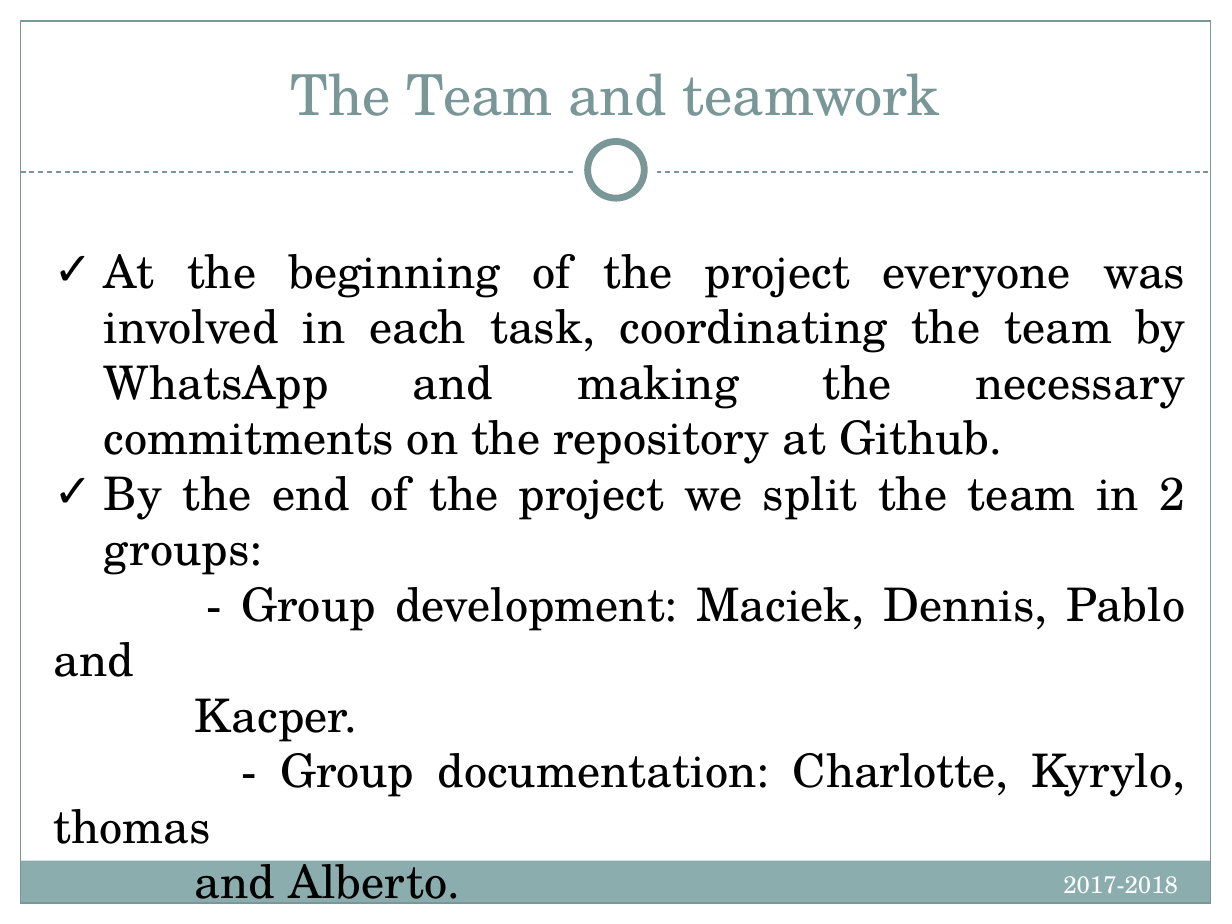
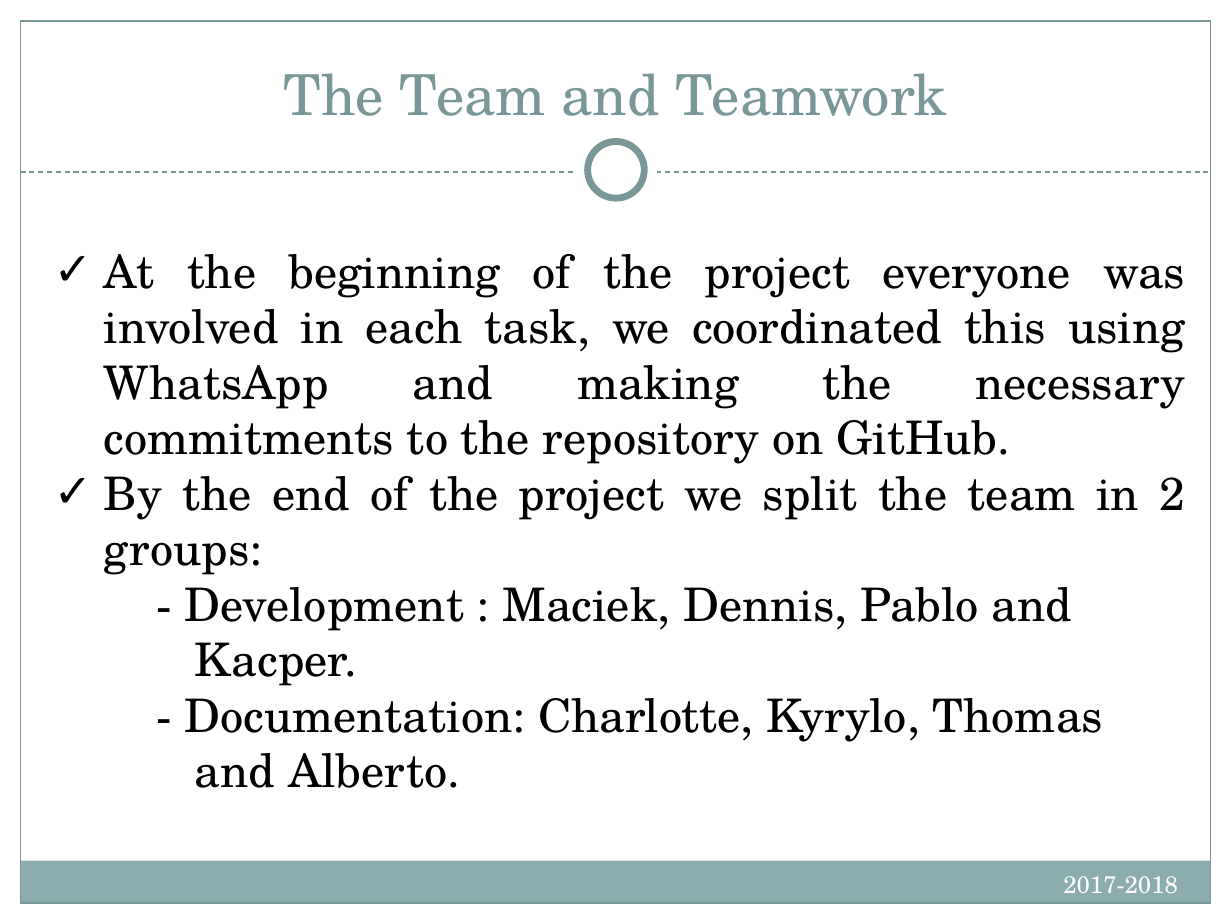
Before and after one commit to kacper97/Escaper, a slide deck: slide 3 of Presentation/IntroSWEng.FinalPresentationTemplate.pptx. Drawn at 1232x924 pixels with LibreOffice and Linux fonts; fonts in the diff are those of the drawing. Boxes give left, top, right and bottom in pixels: in the first picture for what was removed or moved away, otherwise in the second. Text is boxed around its words. In the diff, an @@ line names an element or a change of style, - is before the commit and + after.

```diff
--- a/Presentation/IntroSWEng.FinalPresentationTemplate.pptx
+++ b/Presentation/IntroSWEng.FinalPresentationTemplate.pptx
@@ title at [284,73,948,116]: text changed @@
-The Team and teamwork
+The Team and Teamwork
@@ text at [104,254,1186,464]: text changed @@
-✓ At the beginning of the project everyone was involved in each task, coordinating the team by WhatsApp and making the necessary commitments on the repository at Github.
+✓ At the beginning of the project everyone was involved in each task, we coordinated this using WhatsApp and making the necessary commitments to the repository on GitHub.
@@ text at [184,587,1072,631]: text changed @@
-- Group development: Maciek, Dennis, Pablo and
+- Development : Maciek, Dennis, Pablo and
@@ text at [184,698,1103,742]: text changed @@
-- Group documentation: Charlotte, Kyrylo, thomas
+- Documentation: Charlotte, Kyrylo, Thomas
```
Also in this commit, not shown: 15 other slides changed.
